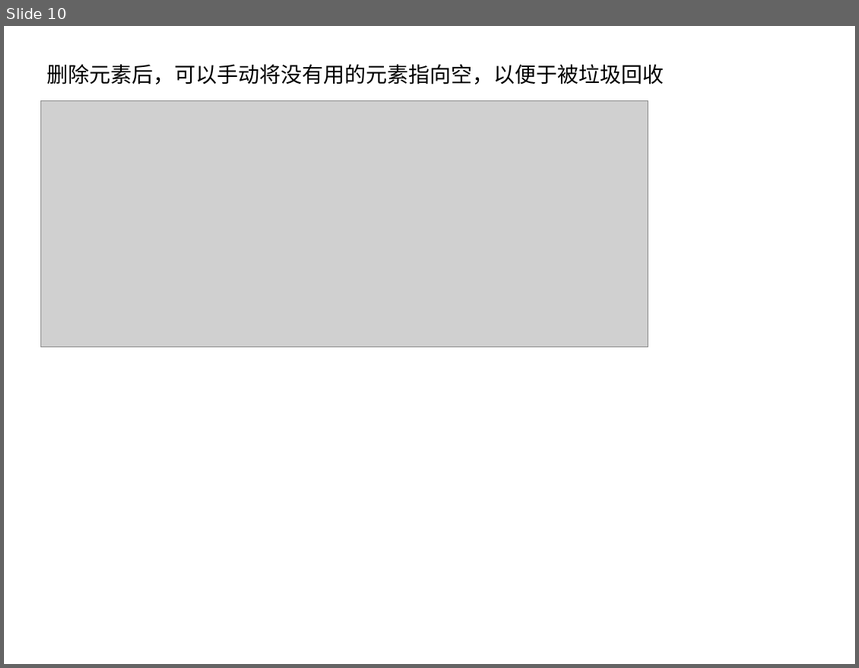
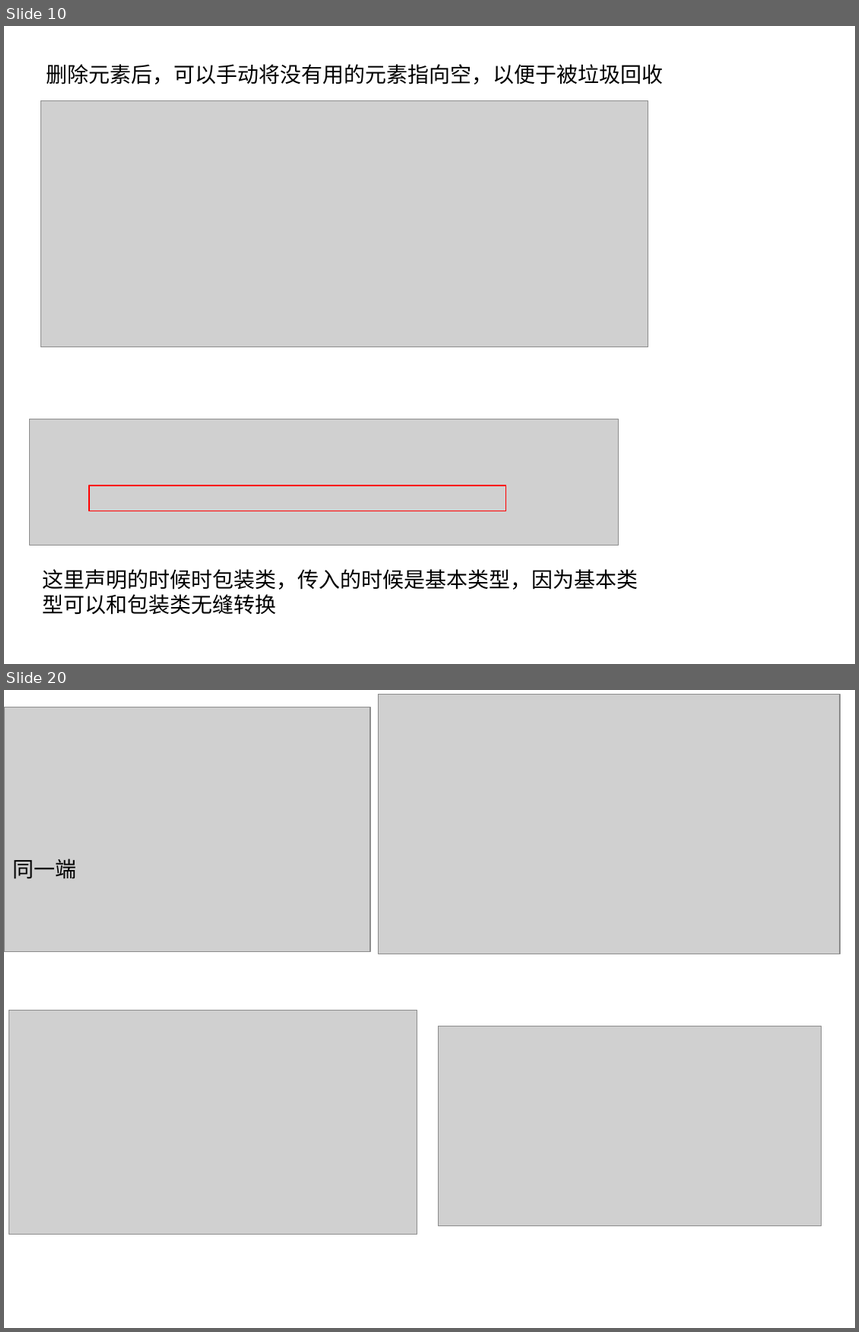
Before and after one commit to xiaolong0813/mooc, a slide deck: resources/datastruc_algorithm.pptx. Shown one above the other, each under a label of ours: slide 10 before the commit, slides 10 and 20 after it; the slides between them are not shown. The pictures are 859x668 and 859x1332 pixels, drawn with LibreOffice and Linux fonts; fonts in the diff are those of the drawing; grey boxes stand for pictures. Boxes give left, top, right and bottom in pixels: in the first picture for what was removed or moved away, otherwise in the second. Text is boxed around its words. In the diff, an @@ line names an element or a change of style, - is before the commit and + after.

```diff
--- a/resources/datastruc_algorithm.pptx
+++ b/resources/datastruc_algorithm.pptx
@@ slide 20 added at (4, 690, 855, 1328), background #FFFFFF @@
@@ picture added at (4, 707, 370, 952) @@
@@ picture added at (379, 695, 840, 954) @@
@@ text added at (12, 859, 76, 879), 18 pt, text #000000 @@
+同一端
@@ picture added at (9, 1010, 417, 1234) @@
@@ picture added at (438, 1026, 821, 1227) @@
@@ slide 10 changed as well @@
@@ picture added at (30, 419, 619, 545) @@
@@ rectangle added at (89, 486, 506, 511), outline #FF0000 0.99 pt @@
@@ text added at (43, 569, 639, 615), 18 pt, text #000000 @@
+这里声明的时候时包装类，传入的时候是基本类型，因为基本类型可以和包装类无缝转换
```
Also in this commit, not shown: 2 other slides changed, 11 other slides added, 9 other files.
